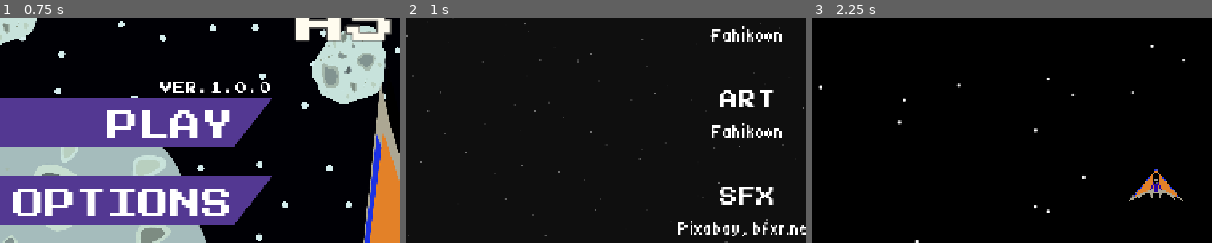
Above: before the commit, frames 1-3 (left to right).
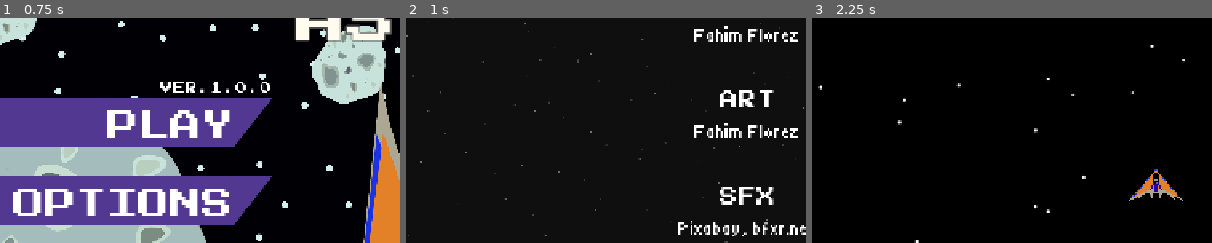
Above: after the commit, the same moments.

Repository: JustALover/Assteroids
Game: Godot game, scene res://Escenas/Assteroids Title Screen Menu/main_title_assteroids.tscn
Two runs of this game, one before a commit and one after it. Both use one fixed random seed, a clock stepped at 60 frames per second and the inputs below. The engine's default icon, where the game draws it, is replaced by a stand-in: a white triangle on a blue panel in a dark square. Sound files missing from this copy of the repository are replaced by a short silence.
Inputs (mouse positions are % of the whole screen's width and height, from its top left):
- Up to frame 1 (0.75 s): click "CREDITS" at 0.5 s
- Up to frame 2 (1 s): no input
- Up to frame 3 (2.25 s): tap Enter (ui_accept) at 1.25, 1.52 s; move the mouse to (72, 45) at 1.27 s; hold D (RIGHT) 1.28-2 s; hold Shift (BOOST MOVEMENT) 1.28-2 s; click "PLAY" at 2 s
The pictures show only the part of the screen within x 7-57%, y 12-62%; the shares and areas given below are measured in that part.

Frame 1 is identical in both runs. In frame 2, 1.4% of the frame differs, in the area x 72-98%, y 3-54%; in frame 3, nothing differs.

Commit message:
feat: Bootsplash and credits changed to: Fahim Florez

Diff:
--- a/Escenas/Credits/credits_menu.tscn
+++ b/Escenas/Credits/credits_menu.tscn
@@ -104,7 +104,7 @@
 
 [node name="ProgrammingName" type="Label" parent="Panel/ScrollContainer/VBoxContainer" unique_id=1012975522]
 layout_mode = 2
-text = "Fahikoon"
+text = "Fahim Florez"
 label_settings = SubResource("LabelSettings_8w8xf")
 horizontal_alignment = 1
 
@@ -123,7 +123,7 @@
 
 [node name="ArtName" type="Label" parent="Panel/ScrollContainer/VBoxContainer" unique_id=98488621]
 layout_mode = 2
-text = "Fahikoon"
+text = "Fahim Florez"
 label_settings = SubResource("LabelSettings_8w8xf")
 horizontal_alignment = 1
 
--- a/project.godot
+++ b/project.godot
@@ -16,9 +16,9 @@
 boot_splash/bg_color=Color(0, 0, 0, 1)
 boot_splash/stretch_mode=0
 boot_splash/use_filter=false
-boot_splash/image="uid://c36dukefb1bca"
+boot_splash/image="uid://mwnxqwtglduy"
 config/icon="uid://d3ivwjxu7fxrb"
-boot_splash/minimum_display_time=50
+boot_splash/minimum_display_time=100
 
 [audio]
 
Binary file added: Texturas/BootSplash/Fahim Florez Raccoon.png
Not shown, added: Texturas/BootSplash/Fahim Florez Raccoon.png.import
